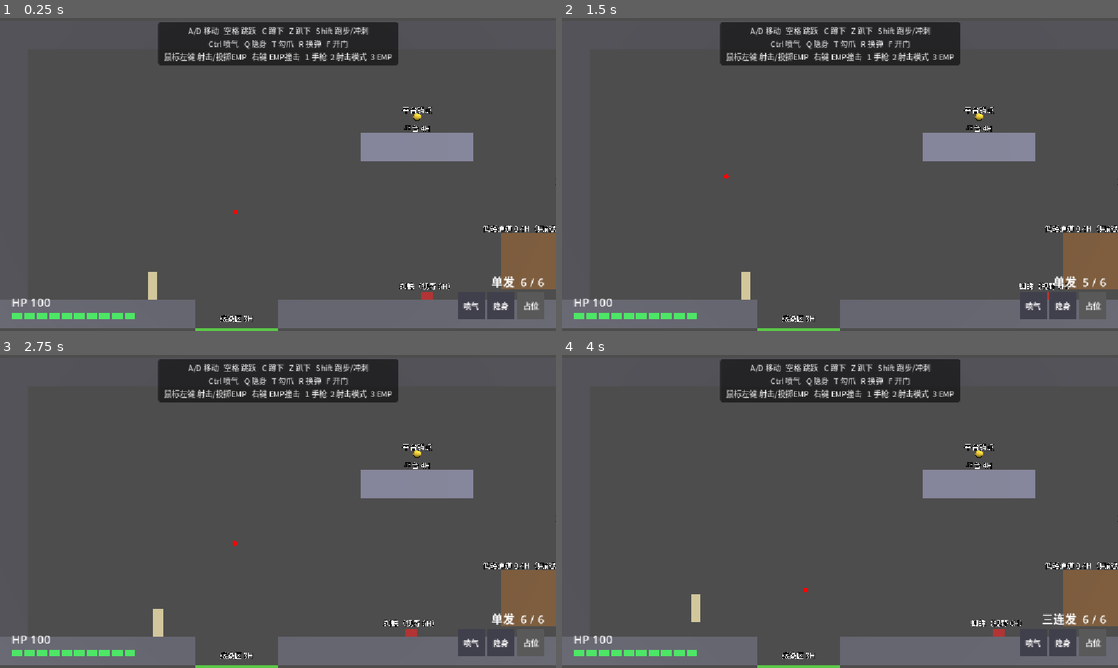
Above: before the commit, frames 1-4 (two rows, left to right).
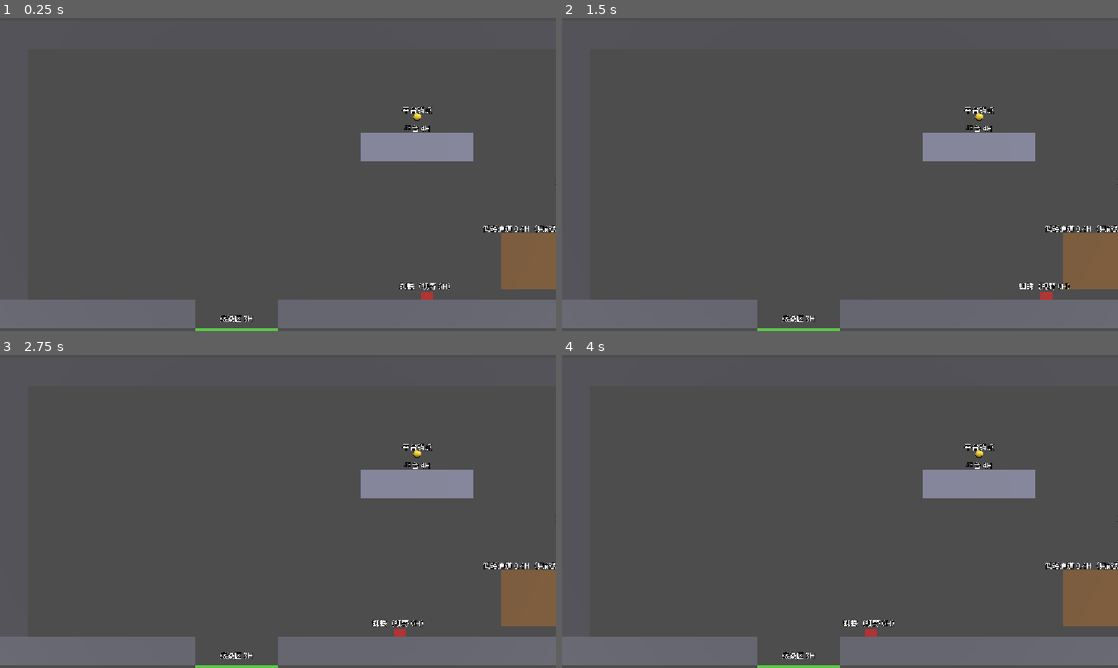
Above: after the commit, the same moments.

Repository: redleaf05812/yx01-prototype
Game: Godot game, scene res://scenes/room_01.tscn
Same seed, same stepped clock (60 frames per second), same inputs: the game is played once before the commit and once after it.
Inputs (mouse positions are in pixels of both pictures, inside the frame that each line leads up to):
- Up to frame 1 (0.25 s): no input
- Up to frame 2 (1.5 s): tap Enter at 0.5 s; move the mouse to (962, 158) at 0.52 s; hold D (move_right, bound only before the commit) 0.53-1.28 s; click (962, 158) at 0.6 s; tap Space (jump, bound only before the commit) at 0.77 s; tap 2 (fire_mode, bound only before the commit) at 0.8, 1.35 s; move the mouse to (728, 190) at 1.27 s; hold A (move_left, bound only before the commit) from 1.28 s (still down)
- Up to frame 3 (2.75 s): tap Space (jump, bound only before the commit) at 1.52 s; tap T (grapple, bound only before the commit) at 1.55, 2.1 s; move the mouse to (333, 442) at 2.02 s; release A (move_left, bound only before the commit) at 2.03 s; hold D (move_right, bound only before the commit) from 2.03 s (still down); hold Shift (run, bound only before the commit) from 2.03 s (still down)
- Up to frame 4 (4 s): move the mouse to (812, 574) at 2.77 s; release Shift (run, bound only before the commit) at 2.78 s; tap Shift (run, bound only before the commit) at 2.85 s; tap Space (jump, bound only before the commit) at 3.02, 3.77 s; click (812, 574) at 3.05 s; move the mouse to (1006, 558) at 3.52 s; release D (move_right, bound only before the commit) at 3.53 s; hold A (move_left, bound only before the commit) from 3.53 s (still down); right-click (1006, 558) at 3.6 s; tap 2 (fire_mode, bound only before the commit) at 3.8 s

The runs differ from the first frame. In frame 1, 7.1% of the frame differs, in the area x 2-98%, y 1-97%; in frame 2, 7.2%; in frame 3, 7.4%; in frame 4, 7.5%.
Error after the commit: Parse Error: Identifier "_burst_left" not declared in the current scope. (res://scripts/player.gd:244)

Commit message:
Triple shot = 3 sequential shots from the magazine with recoil between; blocked grapple breaks and drops, anchor hook holds

Diff:
--- a/project.godot
+++ b/project.godot
@@ -11,9 +11,9 @@
 [application]
 
 config/name="YX01_Prototype"
+run/main_scene="res://scenes/room_01.tscn"
 config/features=PackedStringArray("4.7", "GL Compatibility")
 config/icon="res://icon.svg"
-run/main_scene="res://scenes/room_01.tscn"
 
 [autoload]
 
--- a/scripts/game_config.gd
+++ b/scripts/game_config.gd
@@ -59,13 +59,12 @@
 var pistol_range := 9.0                 # 900 uu (5H)
 var pistol_fire_interval := 0.35        # s
 var pistol_magazine := 6
-# 三连发 / 后坐力（自定）
-var triple_spread_deg := 3.0            # 三连发扇形：左右各偏 3°
-var triple_fire_interval := 0.5         # 三连发射速 (s)
-var recoil_single := 0.05               # 单发后坐力：枪口上抬 (rad，约 2.9°)
-var recoil_triple := 0.09               # 三连发后坐力 (rad，约 5.2°)
+# 三连发 / 后坐力（自定）：三连发 = 同一把枪连续打 3 发（每发 1 发弹药），每发之间枪口上抬
+var triple_count := 3                   # 一次三连发打出的发数
+var triple_interval := 0.12             # 三连发内每发间隔 (s)
+var recoil_per_shot := 0.06             # 每发后坐力：枪口上抬 (rad，约 3.4°)
 var recoil_max := 0.25                  # 后坐力上限 (rad，约 14°)
-var recoil_recover_per_sec := 0.5       # 后坐力回落速度 (rad/s)
+var recoil_recover_per_sec := 0.6       # 后坐力回落速度 (rad/s)
 var reload_time := 1.2                  # s
 
 # ---- EMP ----
--- a/scripts/player.gd
+++ b/scripts/player.gd
@@ -235,9 +235,20 @@
 		_reload_left = Config.reload_time
 
 	if kind == 0:
-		if Input.is_action_just_pressed("fire") and _can_act() and not reloading \
-				and ammo > 0 and _fire_cd <= 0.0:
-			_fire_pistol()
+		var can_shoot := _can_act() and not reloading and ammo > 0 and _fire_cd <= 0.0
+		if Input.is_action_just_pressed("fire") and can_shoot:
+			if fire_mode == 0:
+				_fire_shot()
+				_fire_cd = Config.pistol_fire_interval
+			else:
+				_burst_left = Config.triple_count
+		# 三连发：同一把枪连续打出，发与发之间有间隔（每发都会抬枪）
+		if _burst_left > 0 and (not _can_act() or reloading or ammo <= 0):
+			_burst_left = 0
+		if _burst_left > 0 and _fire_cd <= 0.0:
+			_fire_shot()
+			_burst_left -= 1
+			_fire_cd = Config.triple_interval if _burst_left > 0 else Config.pistol_fire_interval
 	elif emp_count > 0 and _can_act():
 		if Input.is_action_just_pressed("fire"):
 			_throw_emp(false)
@@ -245,23 +256,13 @@
 			_throw_emp(true)
 
 
-# 手枪：瞬时命中（射线）。单发：一颗；三连发：三颗扇形，同样只耗 1 发弹药。
-# 后坐力：每次射击枪口向上抬一点，松开后逐渐回落。
-func _fire_pistol() -> void:
+# 手枪：瞬时命中（射线）。一发 = 消耗 1 发弹药；每发后坐力使枪口上抬。
+func _fire_shot() -> void:
 	ammo -= 1
 	break_stealth()  # 隐身中开枪立刻破隐
 	var chest := _chest()
-	var base := _aim_dir(chest)
-	if fire_mode == 0:
-		_fire_cd = Config.pistol_fire_interval
-		_shoot(chest, _kicked(base, 0.0))
-		_recoil = minf(_recoil + Config.recoil_single, Config.recoil_max)
-	else:
-		_fire_cd = Config.triple_fire_interval
-		var spread := deg_to_rad(Config.triple_spread_deg)
-		for a in [-spread, 0.0, spread]:
-			_shoot(chest, _kicked(base, a))
-		_recoil = minf(_recoil + Config.recoil_triple, Config.recoil_max)
+	_shoot(chest, _kicked(_aim_dir(chest)))
+	_recoil = minf(_recoil + Config.recoil_per_shot, Config.recoil_max)
 
 
 func _shoot(from: Vector3, dir: Vector3) -> void:
@@ -277,10 +278,10 @@
 	_spawn_tracer(from, end)
 
 
-# 方向 = 原方向旋转扇形偏移 + 向上的后坐力（不论朝左朝右，后坐力都是往上抬）
-func _kicked(dir: Vector3, spread_rad: float) -> Vector3:
+# 后坐力：在瞄准方向上再向上抬 _recoil 弧度（不论朝左朝右，都是往上抬）
+func _kicked(dir: Vector3) -> Vector3:
 	var side := signf(dir.x) if dir.x != 0.0 else _facing
-	var a := spread_rad + _recoil * side
+	var a := _recoil * side
 	return Vector3(dir.x * cos(a) - dir.y * sin(a), dir.x * sin(a) + dir.y * cos(a), 0.0).normalized()
 
 
@@ -423,10 +424,22 @@
 	move_and_slide()
 	global_position.z = 0.0
 	if get_slide_collision_count() > 0:
-		_grab()
-
-
-# 勾住后：完全静止（不受重力、不能移动），直到再按 T 松开或按跳跃起跳
+		if _touched_anchor():
+			_grab()
+		else:
+			_end_grapple()  # 被墙/平台挡住：绳子断开，直接下落
+
+
+# 撞到的是锚点（而不是墙）才算勾住
+func _touched_anchor() -> bool:
+	for i in get_slide_collision_count():
+		var c = get_slide_collision(i).get_collider()
+		if c is Node and c.is_in_group("grapple_anchor"):
+			return true
+	return false
+
+
+# 勾住锚点后：完全静止（不受重力、不能移动），直到再按 T 松开或按跳跃起跳
 func _grab() -> void:
 	_grapple_active = false
 	_grapple_hold = true
